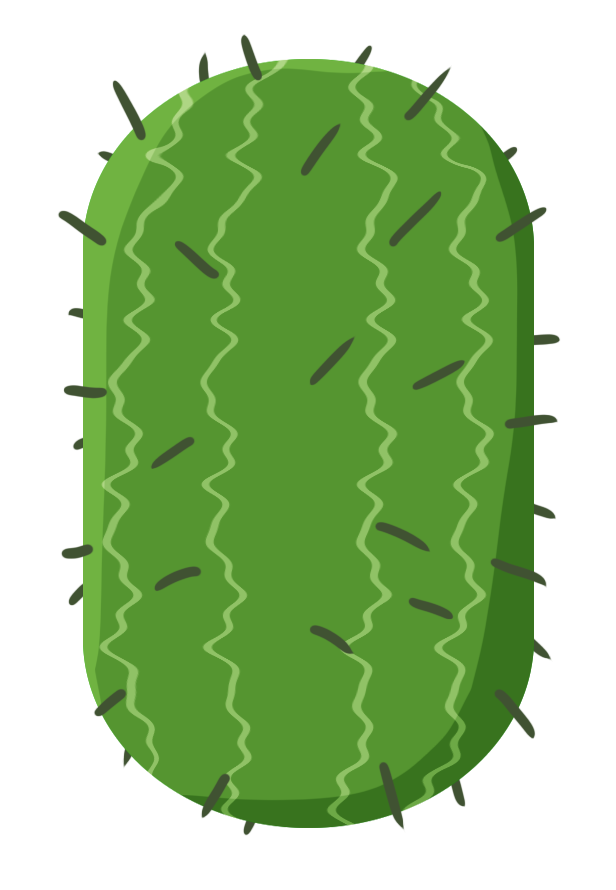
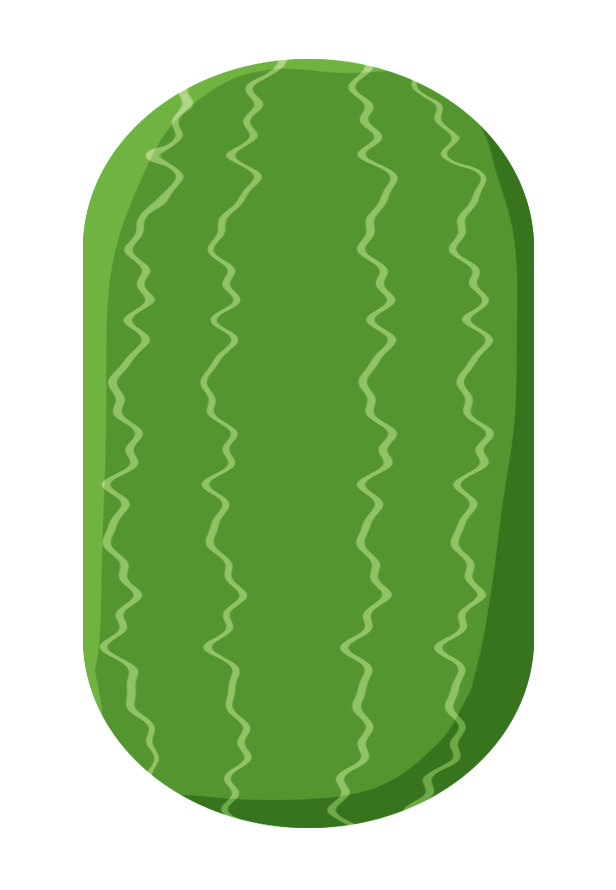
Comparing the layer stacks of the two (616, 890) images. Changes:
hid "Layer 7" over (57, 34, 558, 833)
hid "Layer 8" over (67, 45, 561, 836)
